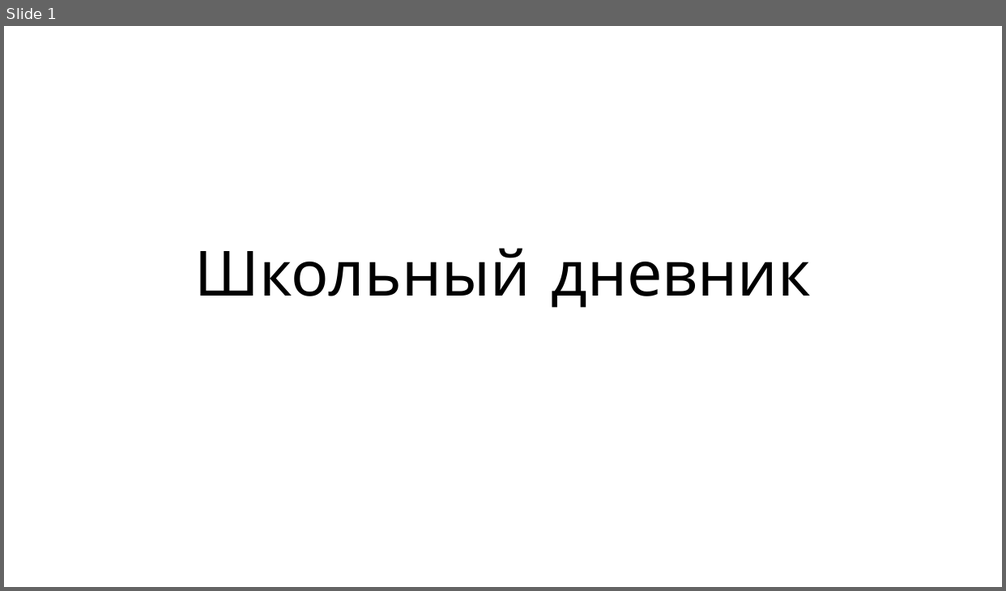
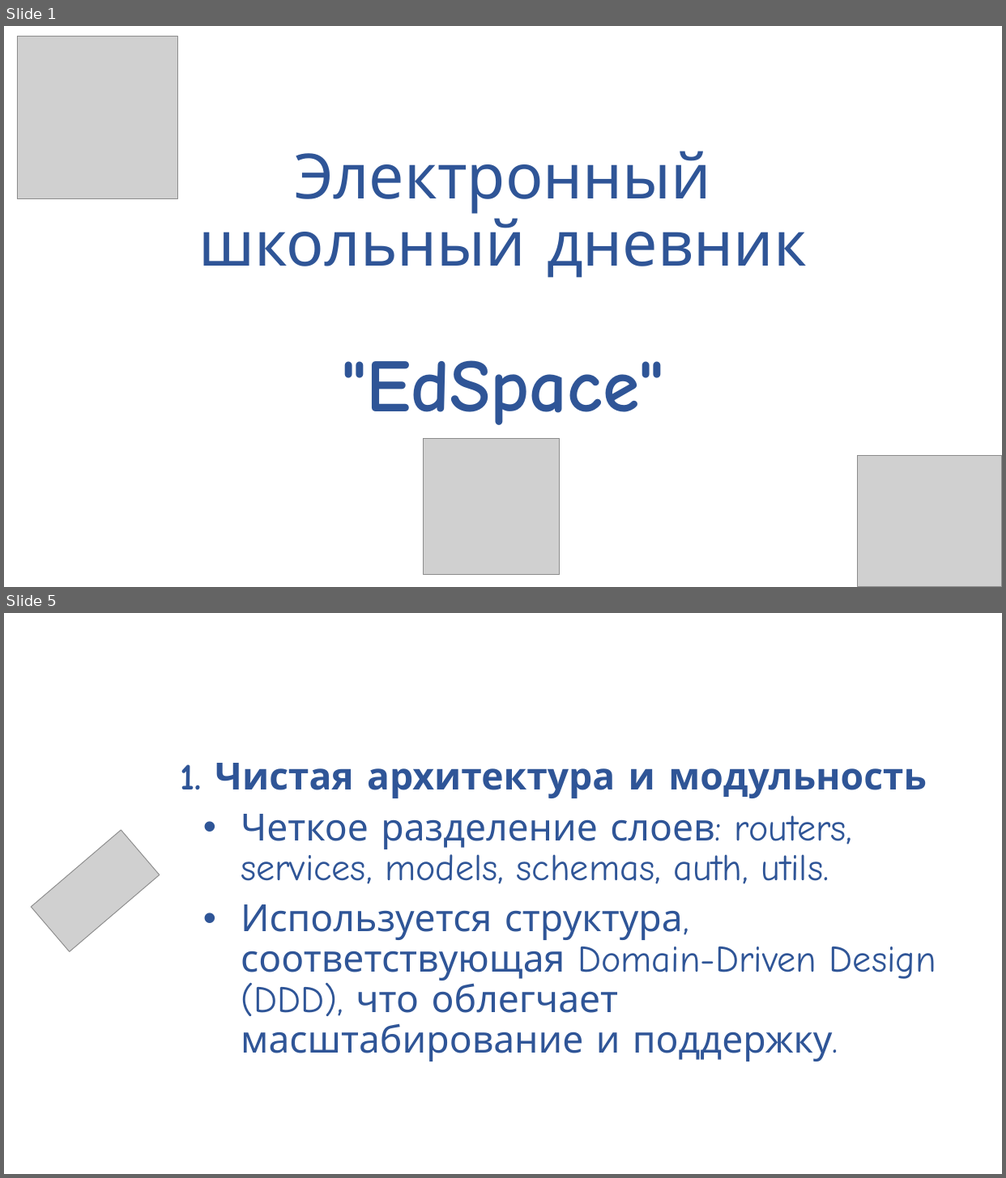
Before and after one commit to RobikRobi/School-diary, a slide deck: presentation/Презентация.pptx. Shown one above the other, each under a label of ours: slide 1 before the commit, slides 1 and 5 after it; the slides between them are not shown. The pictures are 1006x591 and 1006x1178 pixels, drawn with LibreOffice and Linux fonts; fonts in the diff are those of the drawing; grey boxes stand for pictures. Boxes give left, top, right and bottom in pixels: in the first picture for what was removed or moved away, otherwise in the second. Text is boxed around its words. In the diff, an @@ line names an element or a change of style, - is before the commit and + after.

```diff
--- a/presentation/Презентация.pptx
+++ b/presentation/Презентация.pptx
@@ slide 5 added at [4, 613, 1002, 1174], background #FFFFFF @@
@@ text added at [180, 763, 936, 1062], 36 pt, text #2F5597 @@
+1. Чистая архитектура и модульность
+• Четкое разделение слоев: routers, services, models, schemas, auth, utils.
+• Используется структура, соответствующая Domain-Driven Design (DDD), что облегчает масштабирование и поддержку.
@@ picture added at [32, 830, 160, 952] @@
@@ slide 1 changed as well @@
@@ picture added at [18, 37, 177, 199] @@
@@ title "Электронный школьный дневник "EdSpace"" at [199, 151, 807, 425]: vertical alignment bottom to middle @@
@@ title at [199, 151, 807, 425]: text changed; text colour #000000 to #2F5597 @@
-Школьный дневник
+Электронный школьный дневник
+"EdSpace"
@@ picture added at [424, 438, 560, 574] @@
@@ picture added at [859, 456, 1002, 587] @@
```
Also in this commit, not shown: 10 other slides changed, 12 other slides added.
